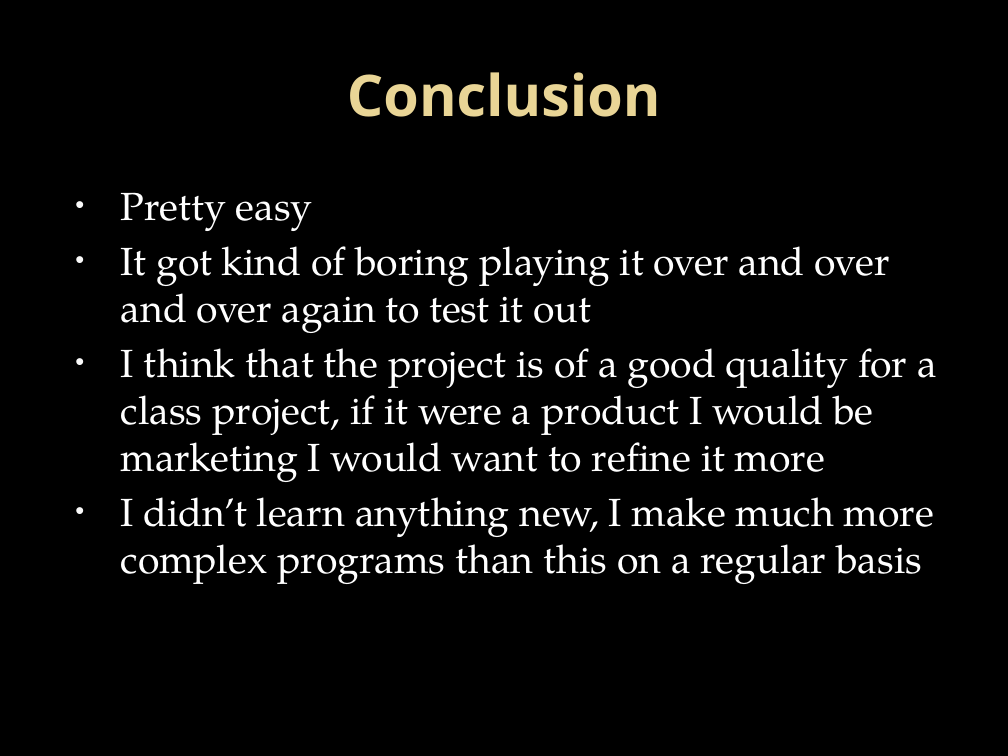
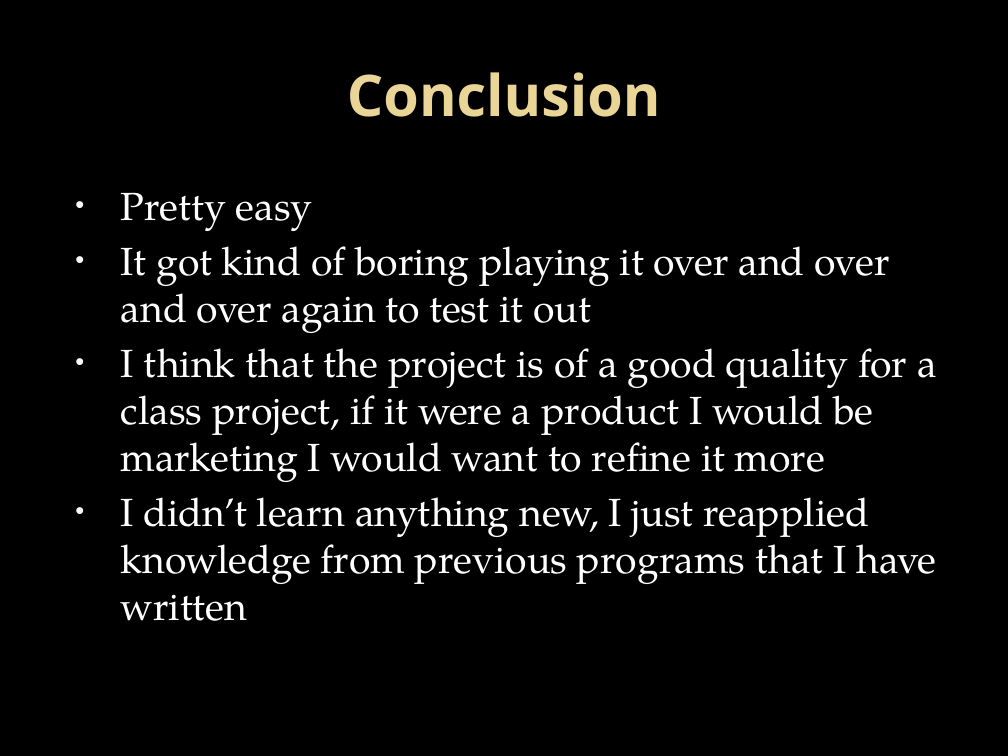
Before and after one commit to vmagro/Jeopardy, a slide deck: slide 10 of Jeopardy.pptx. Drawn at 1008x756 pixels with LibreOffice and Linux fonts; fonts in the diff are those of the drawing; background and template pictures are left out. Boxes give left, top, right and bottom in pixels: in the first picture for what was removed or moved away, otherwise in the second. Text is boxed around its words. In the diff, an @@ line names an element or a change of style, - is before the commit and + after.

Commit message:
Updated presentation

```diff
--- a/Jeopardy.pptx
+++ b/Jeopardy.pptx
@@ text at bbox=[121, 497, 936, 621]: text changed @@
-• I didn’t learn anything new, I make much more complex programs than this on a regular basis
+• I didn’t learn anything new, I just reapplied knowledge from previous programs that I have written
```
